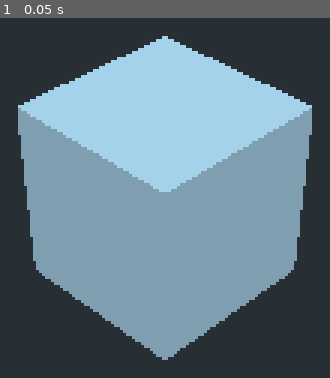
Above: before the commit, frame 1.
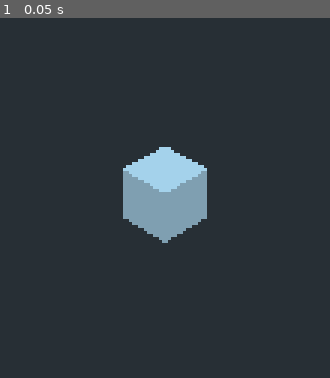
Above: after the commit, the same moment.

Repository: deengames-prototypes/3d-game
Game: Godot game, scene res://CoreGame.tscn
Two runs of this game, one before a commit and one after it. Both use one fixed random seed, a clock stepped at 60 frames per second and the inputs below.
Inputs:
- Up to frame 1 (0.05 s): no input

The runs differ from the first frame. In frame 1, 52% of the frame differs, in the area x 5-95%, y 5-95%.

Commit message:
Hmm, it actually works! Can sculpt stuff out of blocks!

Diff:
--- /dev/null
+++ b/prototypes/voxel-craft/CoreGame.gd
@@ -0,0 +1 @@
+extends Spatial
--- a/prototypes/voxel-craft/CoreGame.tscn
+++ b/prototypes/voxel-craft/CoreGame.tscn
@@ -1,13 +1,12 @@
-[gd_scene load_steps=2 format=2]
+[gd_scene load_steps=3 format=2]
 
-[sub_resource type="CubeMesh" id=1]
-size = Vector3( 1, 1, 1 )
+[ext_resource path="res://CoreGame.gd" type="Script" id=1]
+[ext_resource path="res://ExpandableCube.tscn" type="PackedScene" id=2]
 
 [node name="Spatial" type="Spatial"]
+script = ExtResource( 1 )
 
-[node name="MeshInstance" type="MeshInstance" parent="."]
-mesh = SubResource( 1 )
-material/0 = null
+[node name="MeshInstance" parent="." instance=ExtResource( 2 )]
 
 [node name="Camera" type="Camera" parent="."]
-transform = Transform( 0.707107, -0.5, 0.5, 0, 0.707107, 0.707107, -0.707107, -0.5, 0.5, 3, 3, 3 )
+transform = Transform( 0.707107, -0.5, 0.5, 0, 0.707107, 0.707107, -0.707107, -0.5, 0.5, 10, 10, 10 )
--- /dev/null
+++ b/prototypes/voxel-craft/ExpandableCube.gd
@@ -0,0 +1,11 @@
+extends MeshInstance
+
+var ExpandableCube = load("res://ExpandableCube.tscn")
+
+func _on_Area_input_event(camera, event, click_position, click_normal, shape_idx):
+	if event is InputEventMouseButton and event.pressed:
+		var cube = ExpandableCube.instance()
+		click_position = Vector3(
+			round(click_position.x), round(click_position.y), round(click_position.z))
+		cube.translation = click_position
+		self.get_parent().add_child(cube)
--- /dev/null
+++ b/prototypes/voxel-craft/ExpandableCube.tscn
@@ -0,0 +1,20 @@
+[gd_scene load_steps=4 format=2]
+
+[ext_resource path="res://ExpandableCube.gd" type="Script" id=1]
+
+[sub_resource type="CubeMesh" id=1]
+size = Vector3( 1, 1, 1 )
+
+[sub_resource type="BoxShape" id=2]
+extents = Vector3( 0.5, 0.5, 0.5 )
+
+[node name="MeshInstance" type="MeshInstance"]
+mesh = SubResource( 1 )
+material/0 = null
+script = ExtResource( 1 )
+
+[node name="Area" type="Area" parent="."]
+
+[node name="CollisionShape" type="CollisionShape" parent="Area"]
+shape = SubResource( 2 )
+[connection signal="input_event" from="Area" to="." method="_on_Area_input_event"]
